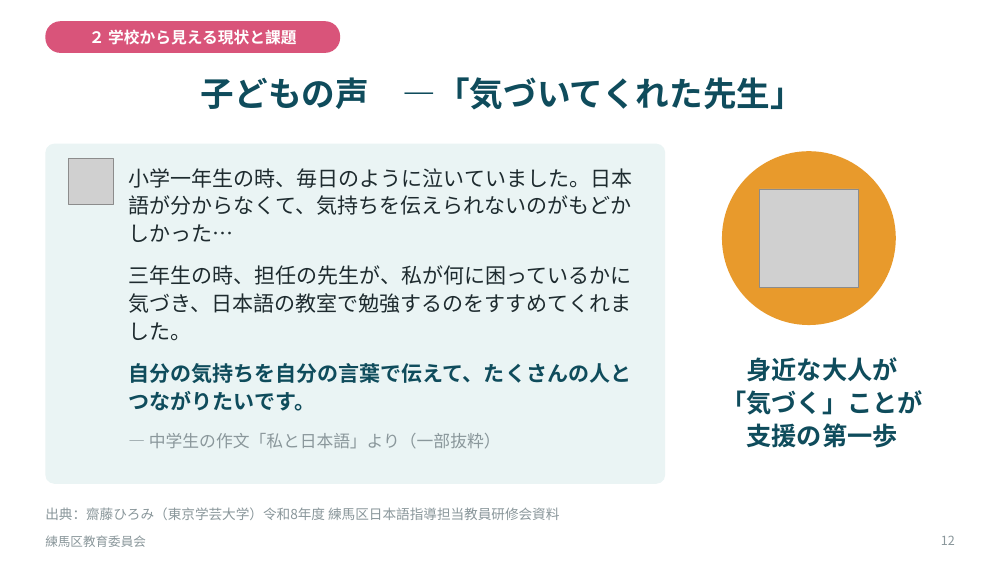
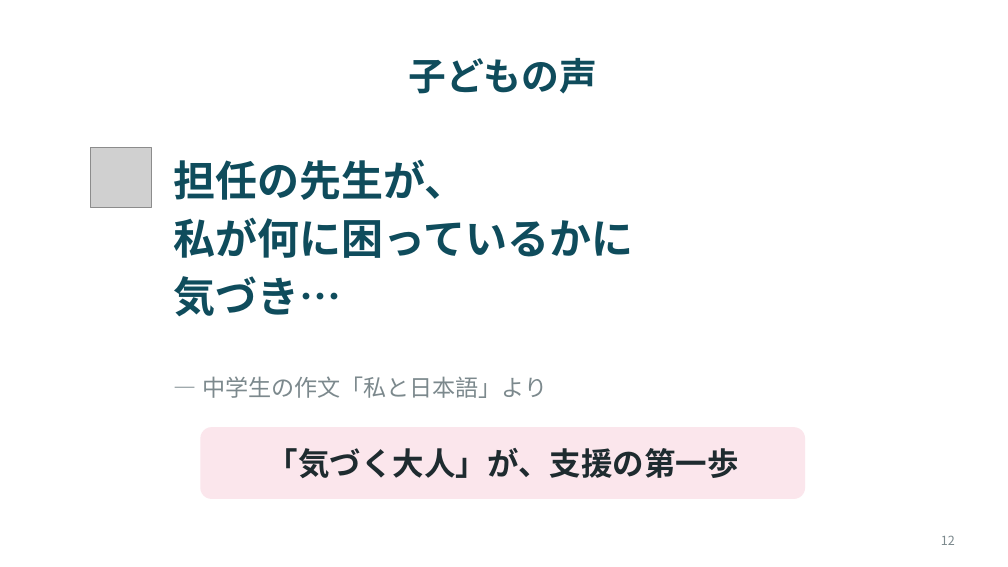
Before and after one commit to contynet730-star/con30, a slide deck: slide 12 of 民生児童委員研修/外国にルーツを持つ子どもたちと学校_R081125.pptx. Drawn at 1008x567 pixels with LibreOffice and Linux fonts; fonts in the diff are those of the drawing; grey boxes stand for pictures. Boxes give left, top, right and bottom in pixels: in the first picture for what was removed or moved away, otherwise in the second. Text is boxed around its words. In the diff, an @@ line names an element or a change of style, - is before the commit and + after.

```diff
--- a/民生児童委員研修/外国にルーツを持つ子どもたちと学校_R081125.pptx
+++ b/民生児童委員研修/外国にルーツを持つ子どもたちと学校_R081125.pptx
@@ rounded rectangle removed at [45, 21, 340, 53] @@
-２ 学校から見える現状と課題
@@ title at [408, 58, 597, 94]: text changed; size 32 to 36 pt @@
-子どもの声 ―「気づいてくれた先生」
+子どもの声
@@ rounded rectangle removed at [45, 144, 665, 484] @@
@@ picture: place and size @@
-picture at [68, 159, 113, 204]
+picture at [91, 147, 151, 208]
@@ text removed at [128, 168, 632, 411] @@
-小学一年生の時、毎日のように泣いていました。日本語が分からなくて、気持ちを伝えられないのがもどかしかった…
-三年生の時、担任の先生が、私が何に困っているかに気づき、日本語の教室で勉強するのをすすめてくれました。
-自分の気持ちを自分の言葉で伝えて、たくさんの人とつながりたいです。
@@ text added at [174, 159, 633, 317], 40 pt, text #0F4C5C, bold @@
+担任の先生が、
+私が何に困っているかに
+気づき…
@@ ellipse removed at [722, 151, 896, 325] @@
@@ picture removed at [760, 189, 858, 287] @@
@@ text removed at [721, 357, 923, 448] @@
-身近な大人が
-「気づく」ことが
-支援の第一歩
@@ text "― 中学生の作文「私と日本語」より" at [202, 376, 547, 398]: vertical alignment top to middle @@
@@ text at [202, 376, 547, 398]: text changed; size 16 to 22 pt; text colour #8A979B to #7C898D @@
-― 中学生の作文「私と日本語」より（一部抜粋）
+― 中学生の作文「私と日本語」より
@@ rounded rectangle added at [200, 427, 805, 499], fill #FBE6EC, 30 pt, text #1E2B2F, bold @@
+「気づく大人」が、支援の第一歩
@@ text removed at [45, 507, 559, 520] @@
-出典：齋藤ひろみ（東京学芸大学）令和8年度 練馬区日本語指導担当教員研修会資料
@@ text removed at [45, 535, 146, 547] @@
-練馬区教育委員会
```
Also in this commit, not shown: 15 other slides changed, 5 slides added, 4 slides removed, 1 other file.
